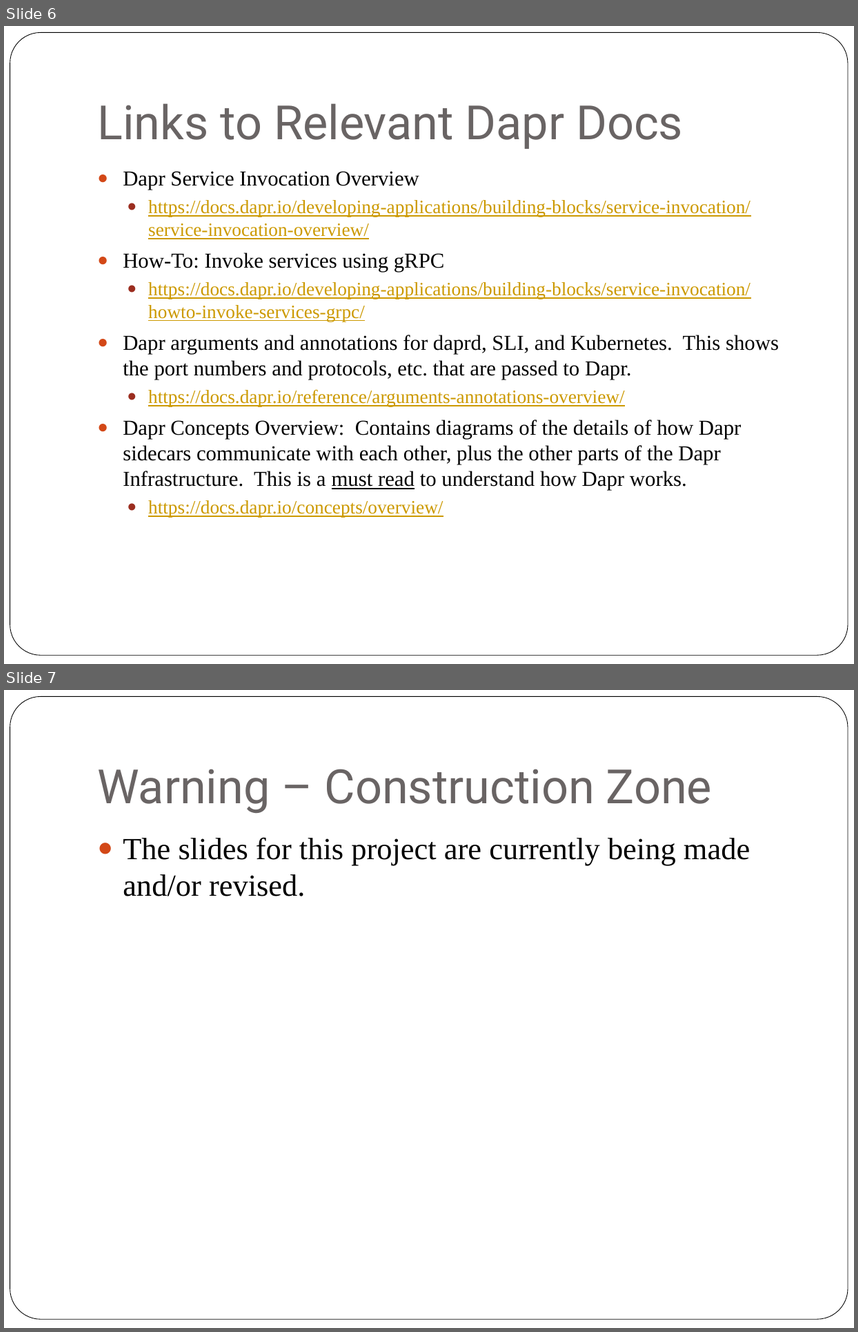
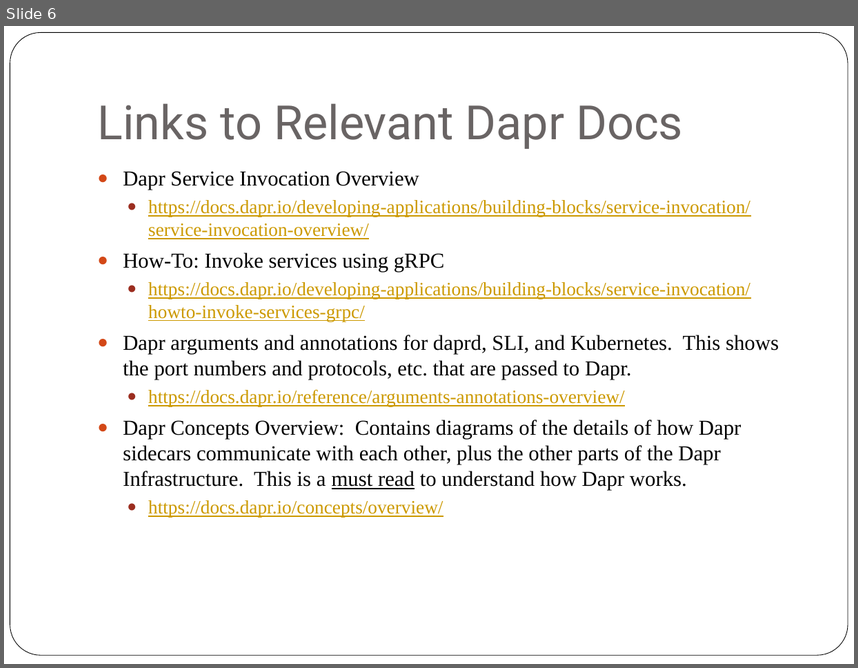
Before and after one commit to georgestevens99/DiscoverDapr, a slide deck: dapr-proxy-service-invocation/Using the Dapr Proxy for Service Invocation.pptx. Shown one above the other, each under a label of ours: slides 6 and 7 before the commit, slide 6 after it. The pictures are 858x1332 and 858x668 pixels, drawn with LibreOffice and Linux fonts; fonts in the diff are those of the drawing. Boxes give left, top, right and bottom in pixels: in the first picture for what was removed or moved away, otherwise in the second. Text is boxed around its words. In the diff, an @@ line names an element or a change of style, - is before the commit and + after.

```diff
--- a/dapr-proxy-service-invocation/Using the Dapr Proxy for Service Invocation.pptx
+++ b/dapr-proxy-service-invocation/Using the Dapr Proxy for Service Invocation.pptx
@@ slide 7 removed at bbox=[4, 690, 854, 1328], background #FFFFFF; not listed: 1 template element that a slide beside it also shows @@
@@ title removed at bbox=[97, 769, 712, 813] @@
-Warning – Construction Zone
@@ text removed at bbox=[123, 837, 750, 896] @@
-● The slides for this project are currently being made and/or revised.
```
Also in this commit, not shown: 3 slides changed, 1 other slide removed.
